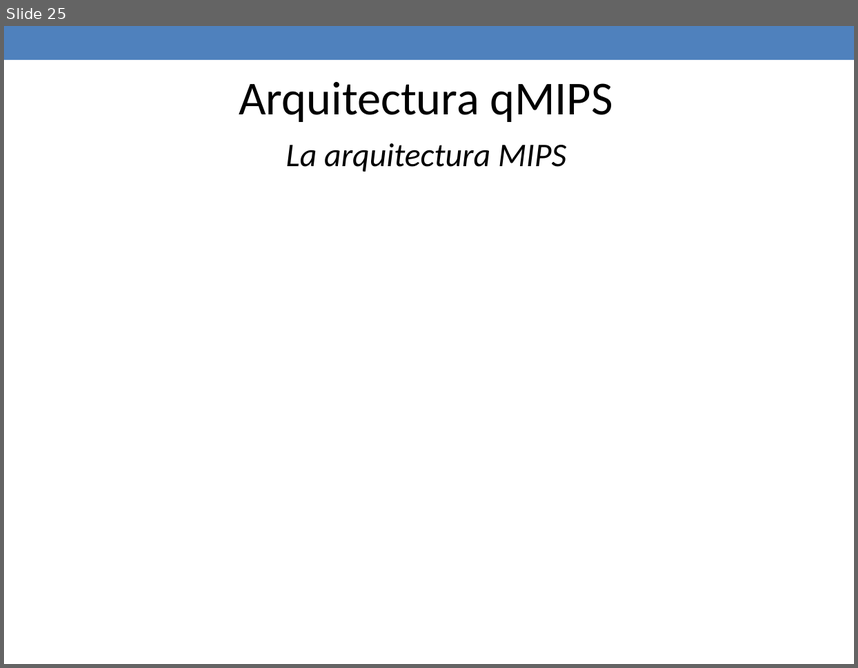
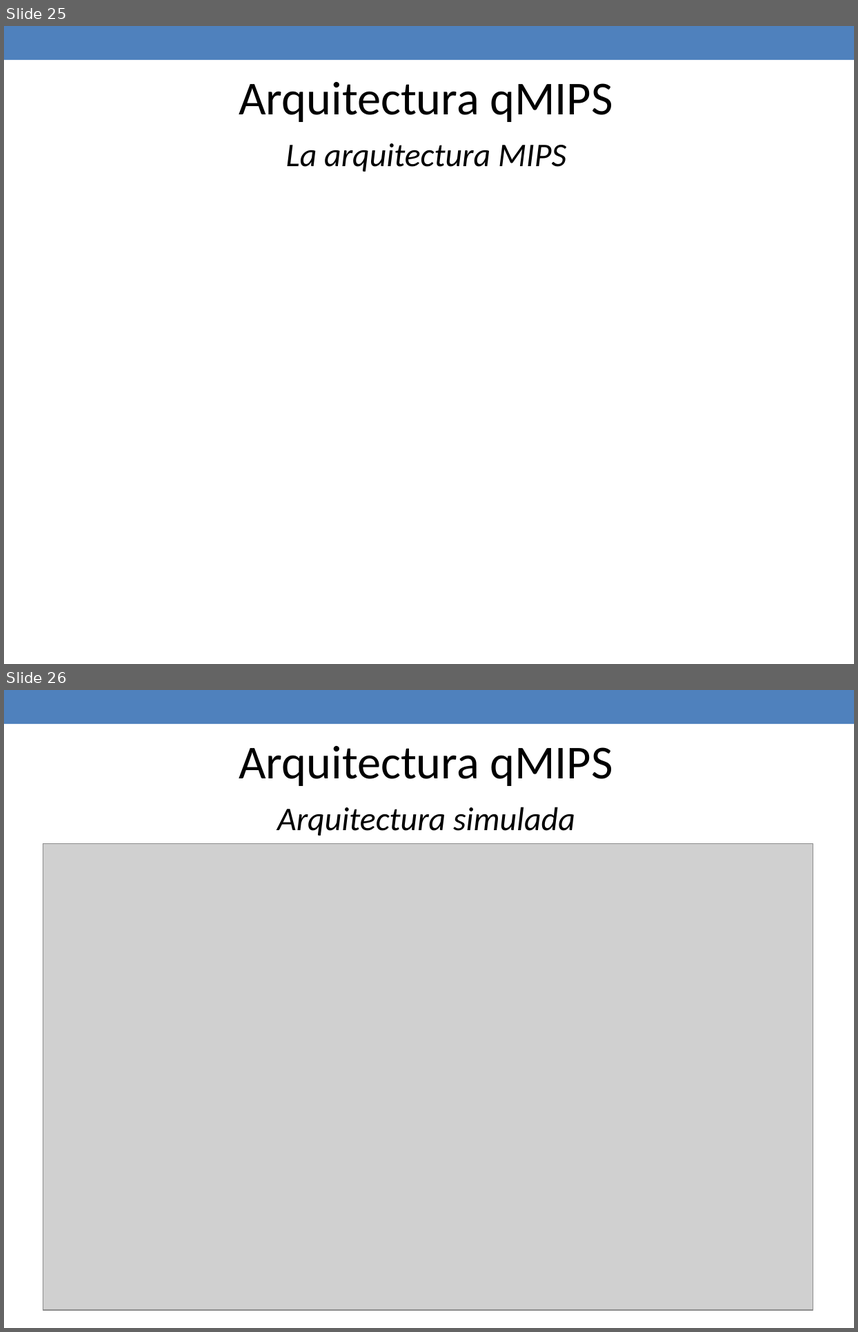
Before and after one commit to jaimecp89/qMIPS101, a slide deck: qMIPS/doc/Presentacion PFC.pptx. Shown one above the other, each under a label of ours: slide 25 before the commit, slides 25 and 26 after it. The pictures are 858x668 and 858x1332 pixels, drawn with LibreOffice and Linux fonts; fonts in the diff are those of the drawing; grey boxes stand for pictures. Boxes give left, top, right and bottom in pixels: in the first picture for what was removed or moved away, otherwise in the second. Text is boxed around its words. In the diff, an @@ line names an element or a change of style, - is before the commit and + after.

```diff
--- a/qMIPS/doc/Presentacion PFC.pptx
+++ b/qMIPS/doc/Presentacion PFC.pptx
@@ slide 26 added at (x1=4, y1=690, x2=854, y2=1328), background #FFFFFF; not listed: 1 template element that a slide beside it also shows @@
@@ text added at (x1=239, y1=746, x2=613, y2=786), 40 pt, text #000000 @@
+Arquitectura qMIPS
@@ text added at (x1=277, y1=807, x2=575, y2=836), 28 pt, text #000000, italic @@
+Arquitectura simulada
@@ picture added at (x1=43, y1=844, x2=813, y2=1310) @@
```
Also in this commit, not shown: 3 slides changed, 10 other slides added, 1 other file.
